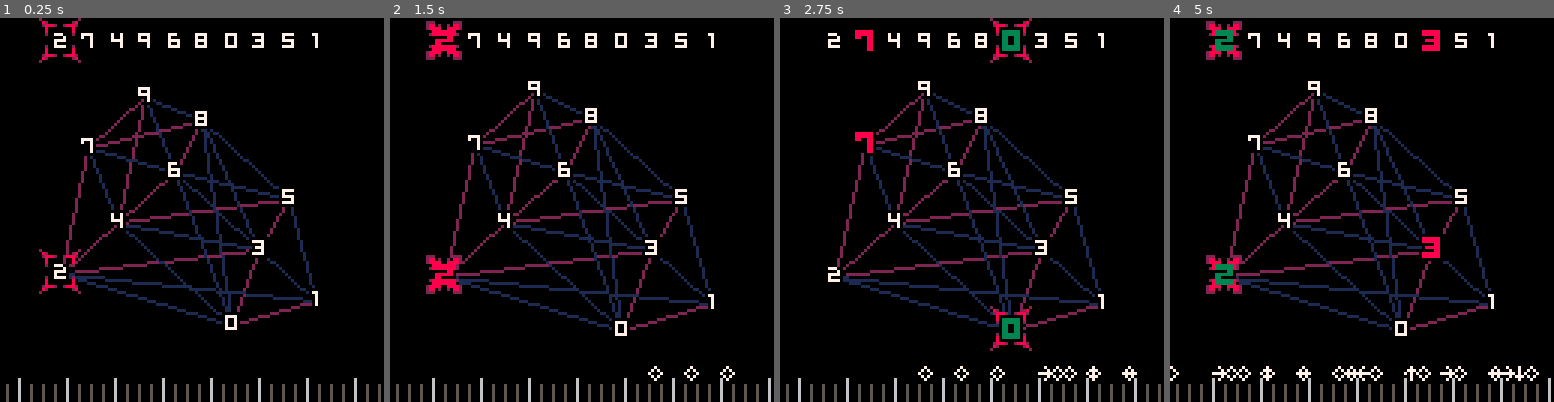
Above: before the commit, frames 1-4 (left to right).
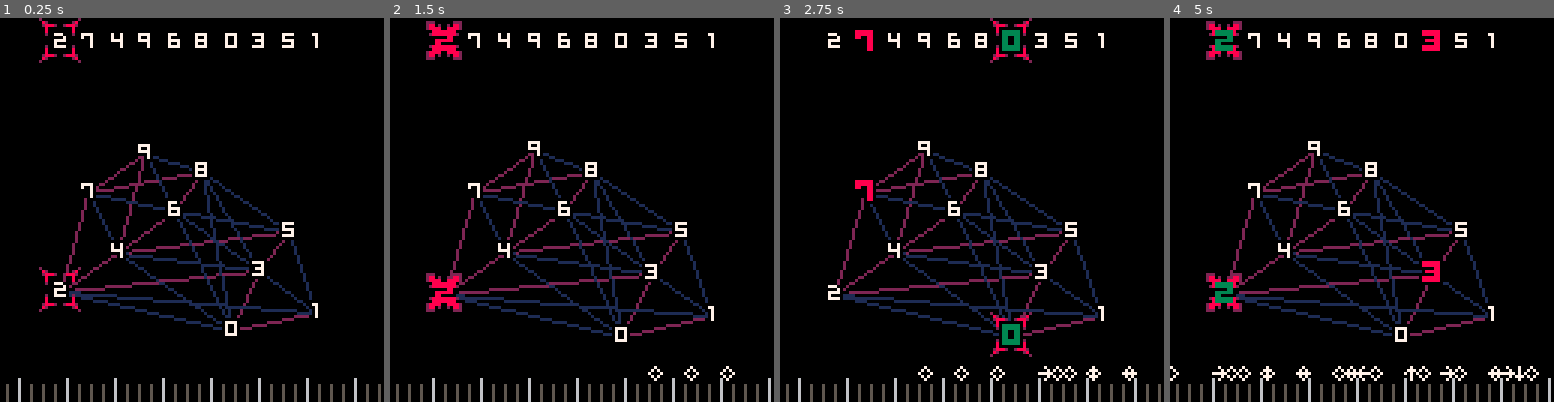
Above: after the commit, the same moments.

Repository: kisonecat/quarder
Game: PICO-8 cartridge fouro.p8
Same seed, same stepped clock (60 frames per second), same inputs: the game is played once before the commit and once after it.
Inputs:
- Up to frame 1 (0.25 s): no input
- Up to frame 2 (1.5 s): tap X (X key) at 0.33, 1.07 s; tap O (Z key) at 0.7 s
- Up to frame 3 (2.75 s): hold Right 1.6-2.1 s; tap O (Z key) at 1.7, 2.1, 2.5 s; tap X (X key) at 1.85 s; hold Up 2.15-2.42 s; hold Right from 2.47 s (still down)
- Up to frame 4 (5 s): tap O (Z key) every 0.4 s from 2.9 to 4.9 s; tap X (X key) at 2.97, 4.08 s; release Right at 3.03 s; hold Left 3.08-3.58 s; hold Down 3.63-3.97 s; hold Right 4.02-4.68 s; hold Up from 4.73 s (still down)

The runs differ from the first frame. In frame 1, 10% of the frame differs, in the area x 10-83%, y 17-83%; in frame 2, 11%; in frame 3, 11%; in frame 4, 11%, in the area x 9-85%, y 16-85%.

Commit message:
sparkles to show success

Diff:
--- a/fouro.p8
+++ b/fouro.p8
@@ -26,7 +26,12 @@
 
 labels = {}
 bolded = {}
+
 cards = {}
+for i=1, 10 do
+   cards[i] = i
+end
+
 card_x = {}
 card_y = {}
 
@@ -35,6 +40,8 @@
 selected = {}
 
 color_order = {8, 3, 12}
+
+sparkles = {}
 
 function _init()
    reset_selection()
@@ -54,23 +61,29 @@
 end
 
 function shuffle()
-   for i=1, 10 do
-      cards[i] = i
-   end
-
    for i=10, 2, -1 do
       local j = flr(rnd(i))+1
       local s = cards[j]
       cards[j] = cards[i]
       cards[i] = s
+
+      local s = card_x[j]
+      card_x[j] = card_x[i]
+      card_x[i] = s
+
+      local s = card_y[j]
+      card_y[j] = card_y[i]
+      card_y[i] = s
    end
 end
 
 tile_width = 10
-tile_height = 9
+tile_height = 7
+top_row = 4
+win_row = 19
 
 margin_x = (128 - tile_width * 10) / 2
-margin_y = (128 - tile_height * 10) / 2
+margin_y = (128 - tile_height * 10) / 2 - 12
 
 function board_x(x)
    return (x-1)*tile_width + margin_x
@@ -94,59 +107,17 @@
 end
 
 function next_puzzle()
-   resorted = {}
-   resorted_x = {}
-   resorted_y = {}
-
-   for i = 1,10 do
-      if selected[i] == 0 then
-	 add( resorted, cards[i] )
-	 add( resorted_x, card_x[i] )
-	 add( resorted_y, card_y[i] )
-      end
-   end
-
-   for i = 1,10 do
+   local index = 1
+   local t = time()
+   for i=1, 10 do
       if selected[i] != 0 then
-	 add( resorted, cards[i] )
-	 add( resorted_x, card_x[i] )
-	 add( resorted_y, card_y[i] )
-      end
-   end
-
-   cards = resorted
-   card_x = resorted_x
-   card_y = resorted_y
-
-   function swap(i,j)
-      local s = cards[i]
-      cards[i] = cards[j]
-      cards[j] = s
-
-      local s = card_x[i]
-      card_x[i] = card_x[j]
-      card_x[j] = s
-
-      local s = card_y[i]
-      card_y[i] = card_y[j]
-      card_y[j] = s
-   end
-
-   local transpositions = { {7, 8}, {7, 9}, {7, 10}, {8, 9}, {8, 10}, {9, 10} }
-
-   for i=1, 9 do
-      local r = flr(rnd(transpositions)) + 1
-      swap( transpositions[r][1], transpositions[r][2] )
-   end
-
-   -- shuffle the last four
-   --for i=10, 2, -1 do
-   --local j = flr(rnd(i))+1
-   --local s = cards[j]
-   --cards[j] = cards[i]
-   --cards[i] = s
-   --end
-
+	 add( sparkles, { time = t, index = index, x = card_x[i], y = card_y[i], sprite = bolded[cards[i]] } )
+	 add( sparkles, { time = t, index = index, x = card_x[i], y = top_row, sprite = bolded[cards[i]] } )
+	 index = index + 1
+      end
+   end
+
+   shuffle()
    reset_selection()
 end
 
@@ -430,7 +401,7 @@
 
 	 pal(7, color_order[ selected[i] ] )
 	 spr( bolded[c], card_x[i], card_y[i] )
-	 spr( bolded[c], card_x[i], 4 )
+	 spr( bolded[c], card_x[i], top_row )
       end
    end
 
@@ -445,6 +416,36 @@
    end
 
    draw_timeline()
+
+   if flr(time() * 7) % 2 == 0 then
+      pal(7,10)
+   else
+      pal(7,9)
+   end
+
+   for s in all(sparkles) do
+      local i = s.index - 1
+      local spacing = 12
+      local x = (128 - 4 * spacing) / 2 + (i * spacing)
+      local y = win_row
+
+      if (time() - s.time) > 2 then
+	 x = i * spacing - 48
+      end
+
+      if (time() - s.time) > 4 then
+	 del( sparkles, s )
+      end
+
+      spr( s.sprite, s.x, s.y )
+      local f = 10
+      s.x = (f*s.x + x) / (f + 1)
+      s.y = (f*s.y + y) / (f + 1)
+
+      if (abs(s.x - x) < 1) s.x = x
+      if (abs(s.y - y) < 1) s.y = y
+
+   end
 end
 
 __gfx__
